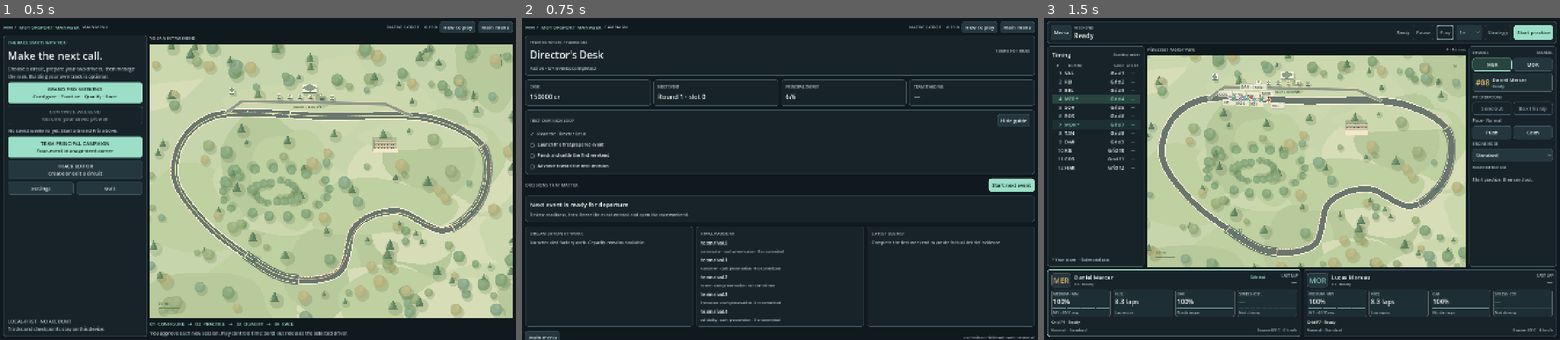
Above: before the commit, frames 1-3 (left to right).
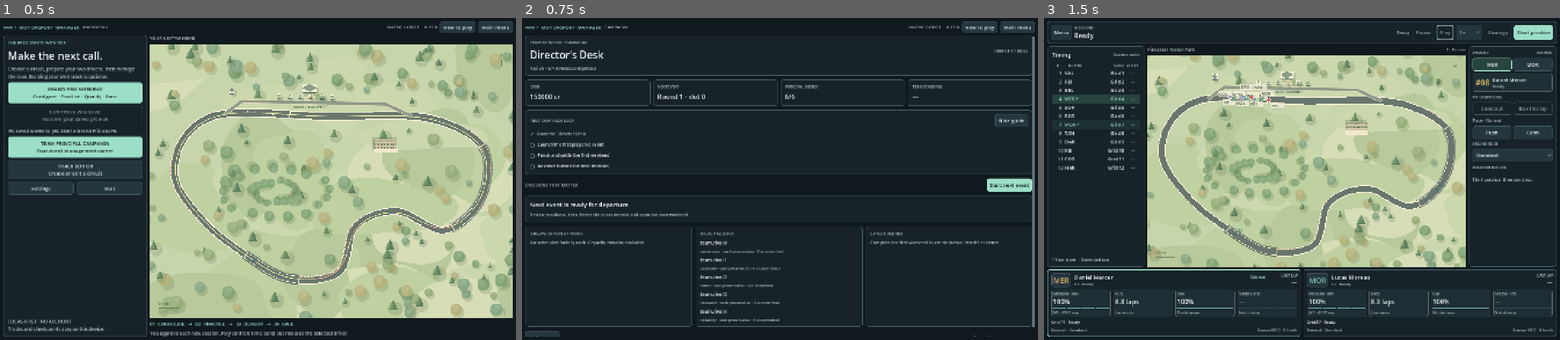
Above: after the commit, the same moments.

Repository: Luis85/motorsport-manager
Game: Godot game, scene res://scenes/main.tscn
The game is run twice, just before and just after one commit, with the same random seed, the same clock (stepped at 60 frames per second) and the same inputs.
Inputs:
- Up to frame 1 (0.5 s): no input
- Up to frame 2 (0.75 s): click "TEAM PRINCIPAL CAMPAIGN Four-…" at 0.5 s
- Up to frame 3 (1.5 s): click "Start next event" at 1.25 s

Frame 1 is identical in both runs. In frame 2, 1.9% of the frame differs, in the area x 0-100%, y 5-100%; in frame 3, nothing differs.

Commit message:
polish: keep compact Director Desk fully reachable

Diff:
--- a/scripts/composition/main.gd
+++ b/scripts/composition/main.gd
@@ -122,7 +122,13 @@
 	if not projection.ok:
 		_show_campaign_error(projection.error)
 		return
+	var scroll = ScrollContainer.new()
+	scroll.name = "CampaignScroll"
+	scroll.horizontal_scroll_mode = ScrollContainer.SCROLL_MODE_DISABLED
+	scroll.size_flags_horizontal = Control.SIZE_EXPAND_FILL
+	scroll.size_flags_vertical = Control.SIZE_EXPAND_FILL
 	var desk = CampaignDirectorDesk.new()
+	desk.name = "CampaignDirectorDesk"
 	desk.configure(projection, float(App.settings.get("pitwall_text_scale", 1.0)),
 		bool(App.settings.get("campaign_guide_hidden", false)))
 	desk.menu_requested.connect(show_menu)
@@ -133,7 +139,8 @@
 		var error = App.save_settings()
 		if not error.is_empty(): UI.notify(self, "Could not save guide preference", error)
 		show_campaign())
-	content.add_child(desk)
+	scroll.add_child(desk)
+	content.add_child(scroll)
 
 func _create_starter_campaign() -> String:
 	App.load_library()
